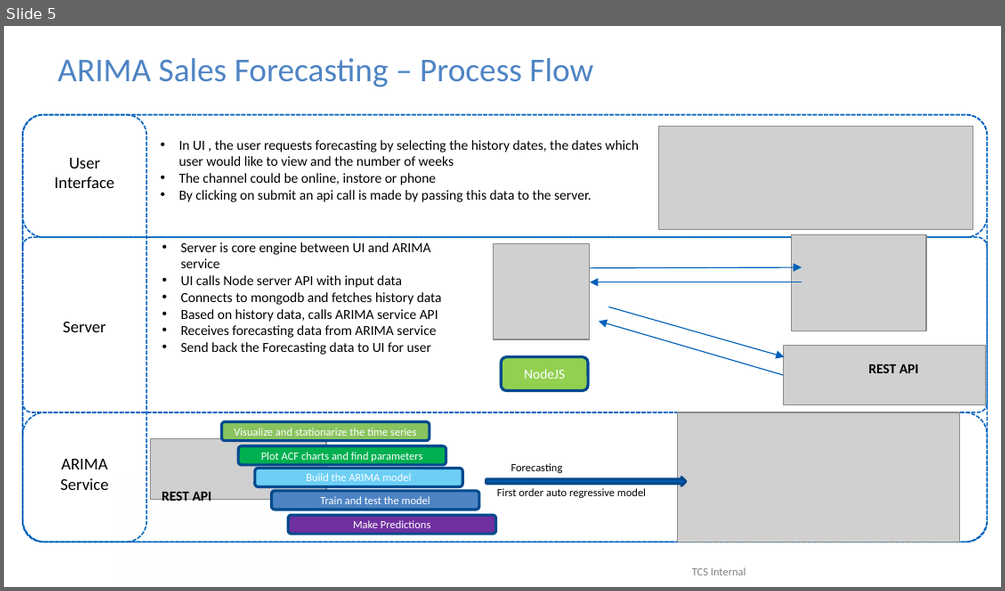
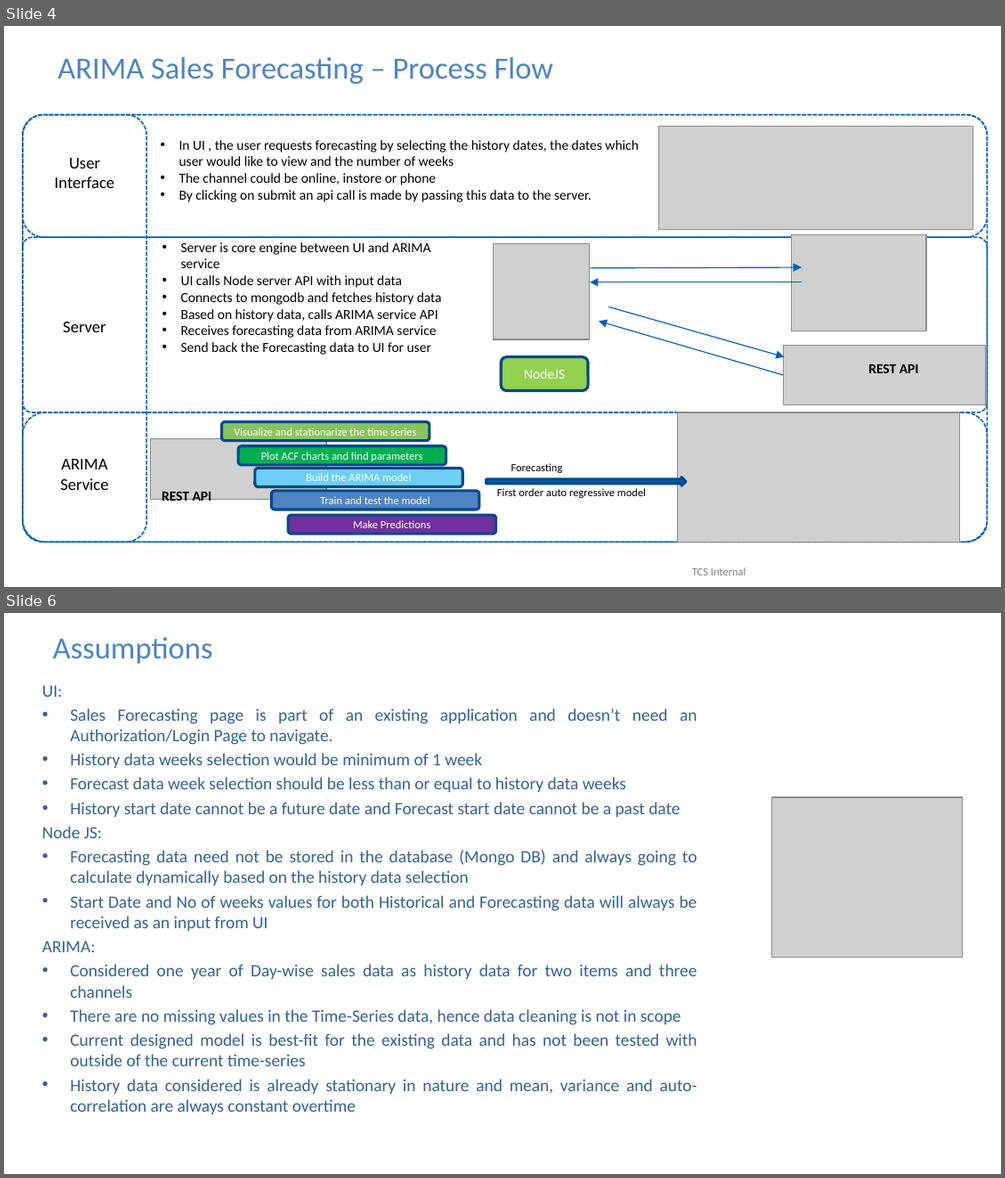
Before and after one commit to tousif-murshed/arima-orchestrator, a slide deck: Hackathon-Proposed Architecture.pptx. Shown one above the other, each under a label of ours: slide 5 before the commit, slides 4 and 6 after it; the slides between them are not shown. The pictures are 1005x591 and 1005x1178 pixels, drawn with LibreOffice and Linux fonts; fonts in the diff are those of the drawing; grey boxes stand for pictures; background and template pictures are left out. Boxes give left, top, right and bottom in pixels: in the first picture for what was removed or moved away, otherwise in the second. Text is boxed around its words. In the diff, an @@ line names an element or a change of style, - is before the commit and + after.

```diff
--- a/Hackathon-Proposed Architecture.pptx
+++ b/Hackathon-Proposed Architecture.pptx
@@ slide 6 added at <box>4,613,1001,1174</box>, background #FFFFFF; not listed: 1 template element that a slide beside it also shows @@
@@ title added at <box>53,637,213,664</box>, 22.2 pt, text #4E84C4 @@
+Assumptions
@@ text added at <box>42,685,697,1066</box>, 12.5 pt, text #33629A @@
+UI:
+• Sales Forecasting page is part of an existing application and doesn’t need an Authorization/Login Page to navigate.
+• History data weeks selection would be minimum of 1 week
+• Forecast data week selection should be less than or equal to history data weeks
+• History start date cannot be a future date and Forecast start date cannot be a past date
+Node JS:
+• Forecasting data need not be stored in the database (Mongo DB) and always going to calculate dynamically based on the history data selection
+• Start Date and No of weeks values for both Historical and Forecasting data will always be received as an input from UI
+ARIMA:
+• Considered one year of Day-wise sales data as history data for two items and three channels
+• There are no missing values in the Time-Series data, hence data cleaning is not in scope
+• Current designed model is best-fit for the existing data and has not been tested with outside of the current time-series
+• History data considered is already stationary in nature and mean, variance and auto-correlation are always constant overtime
@@ picture added at <box>771,797,962,957</box> @@
@@ what was slide 5 is now slide 4 @@
@@ slide 4 changed as well @@
@@ title "ARIMA Sales Forecasting – Process ..." at <box>57,57,553,84</box>: size 24 to 22.2 pt @@
```
Also in this commit, not shown: 3 other slides changed, 3 other slides added, 2 slides removed.
